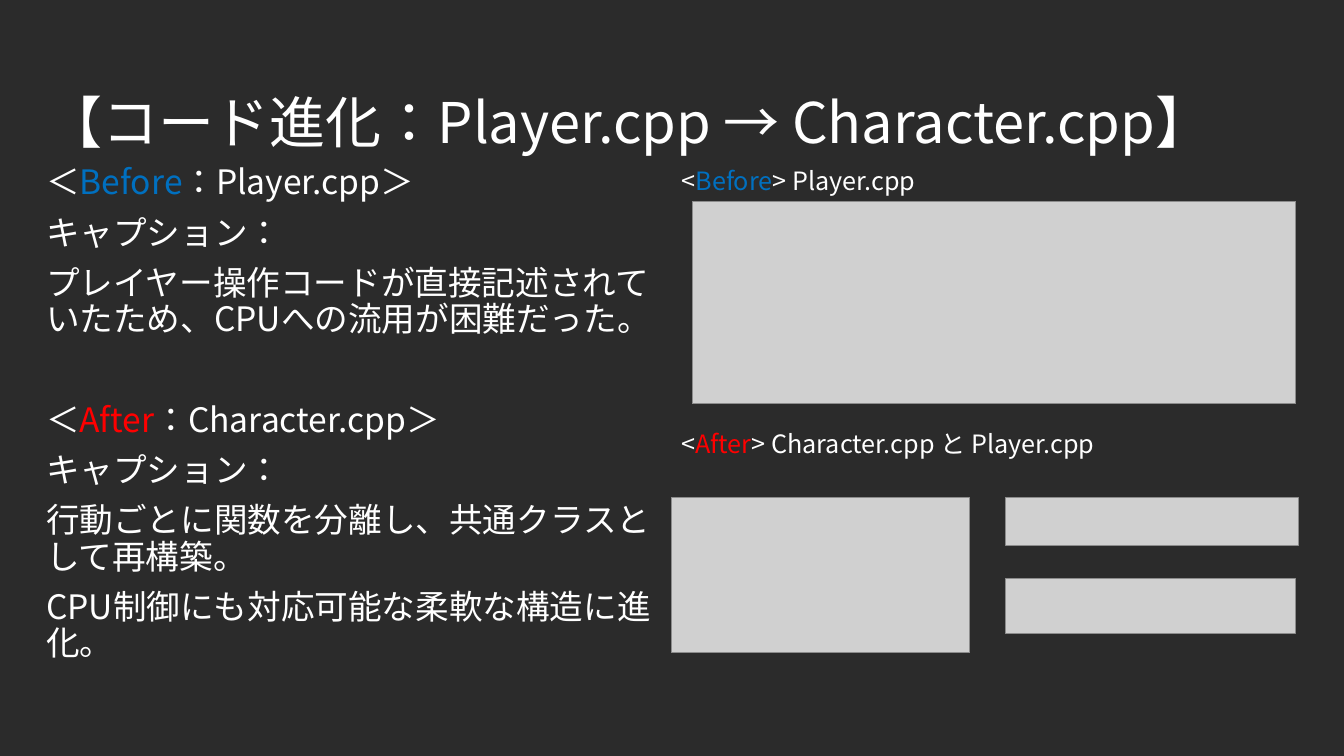
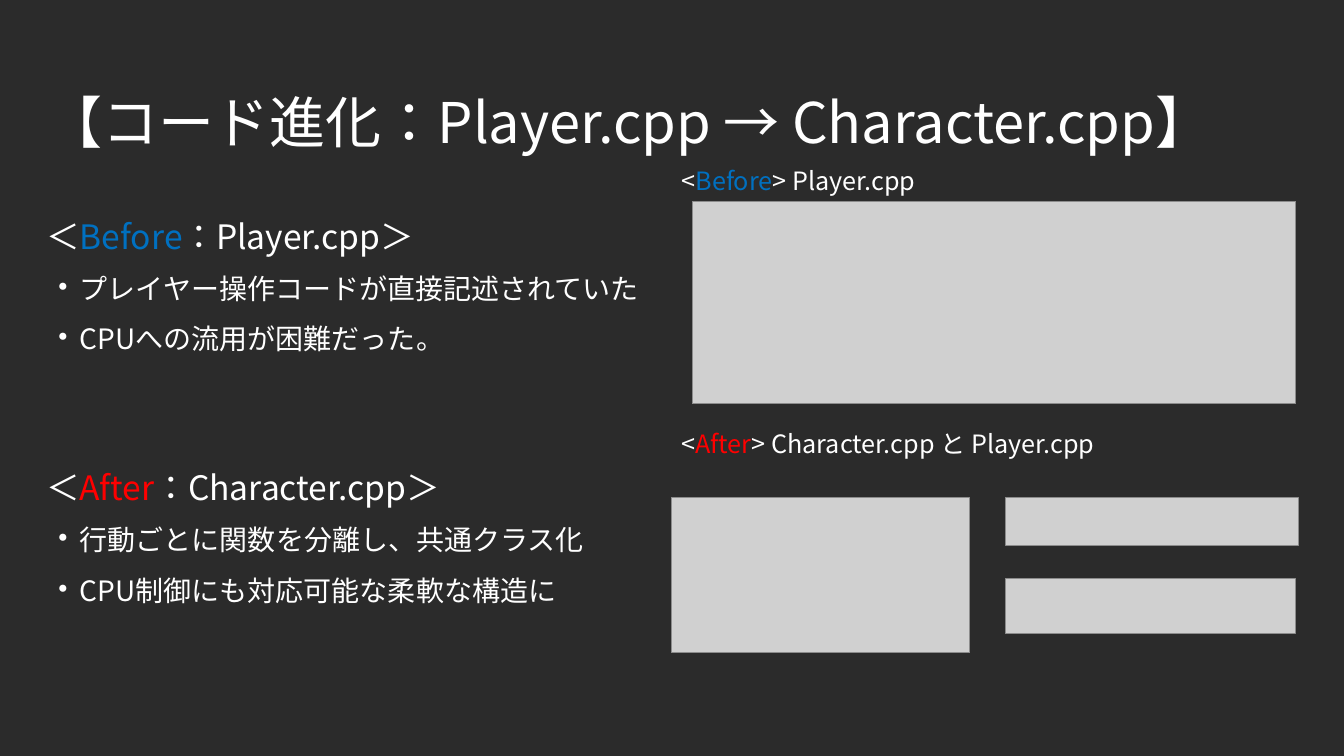
Before and after one commit to F0402Nishi/FightingGame, a slide deck: slide 9 of 仕様書.pptx. Drawn at 1344x756 pixels with LibreOffice and Linux fonts; fonts in the diff are those of the drawing; grey boxes stand for pictures; background and template pictures are left out; a plain dark background stands for a picture behind light text. Boxes give left, top, right and bottom in pixels: in the first picture for what was removed or moved away, otherwise in the second. Text is boxed around its words. In the diff, an @@ line names an element or a change of style, - is before the commit and + after.

```diff
--- a/仕様書.pptx
+++ b/仕様書.pptx
@@ subtitle at bbox=[46, 275, 639, 352]: text changed; size 24 to 20 pt @@
-キャプション：
-プレイヤー操作コードが直接記述されていたため、CPUへの流用が困難だった。
+・プレイヤー操作コードが直接記述されていた
+・CPUへの流用が困難だった。
@@ subtitle at bbox=[46, 526, 584, 604]: text changed; size 24 to 20 pt @@
-キャプション：
-行動ごとに関数を分離し、共通クラスとして再構築。
-CPU制御にも対応可能な柔軟な構造に進化。
+・行動ごとに関数を分離し、共通クラス化
+・CPU制御にも対応可能な柔軟な構造に
```
Also in this commit, not shown: 2 other slides changed, 2 slides added, 1 slide removed.
